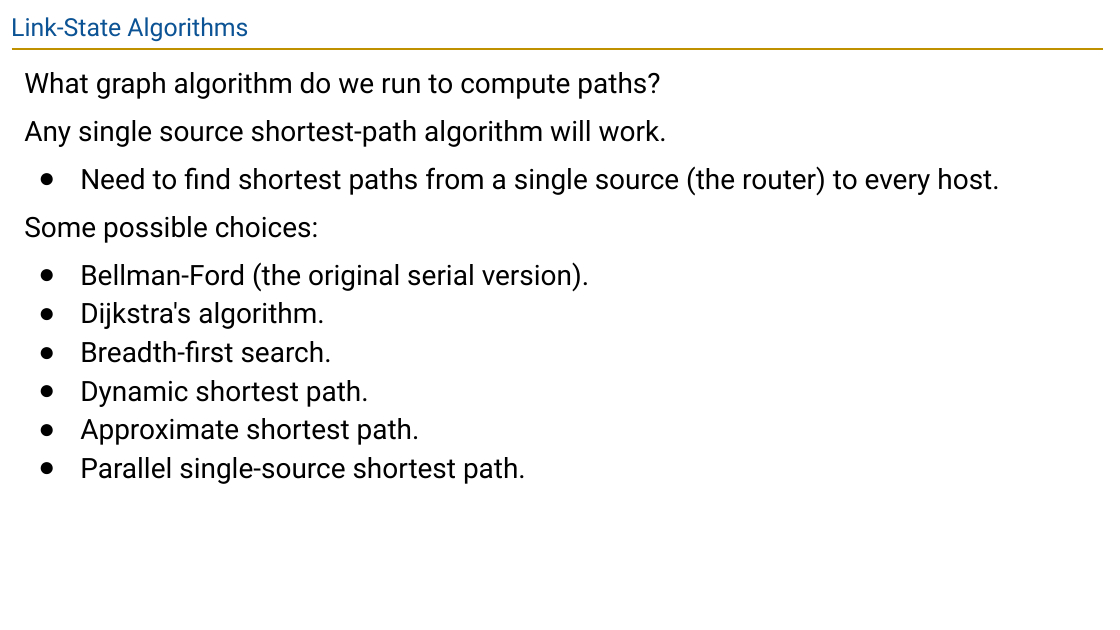
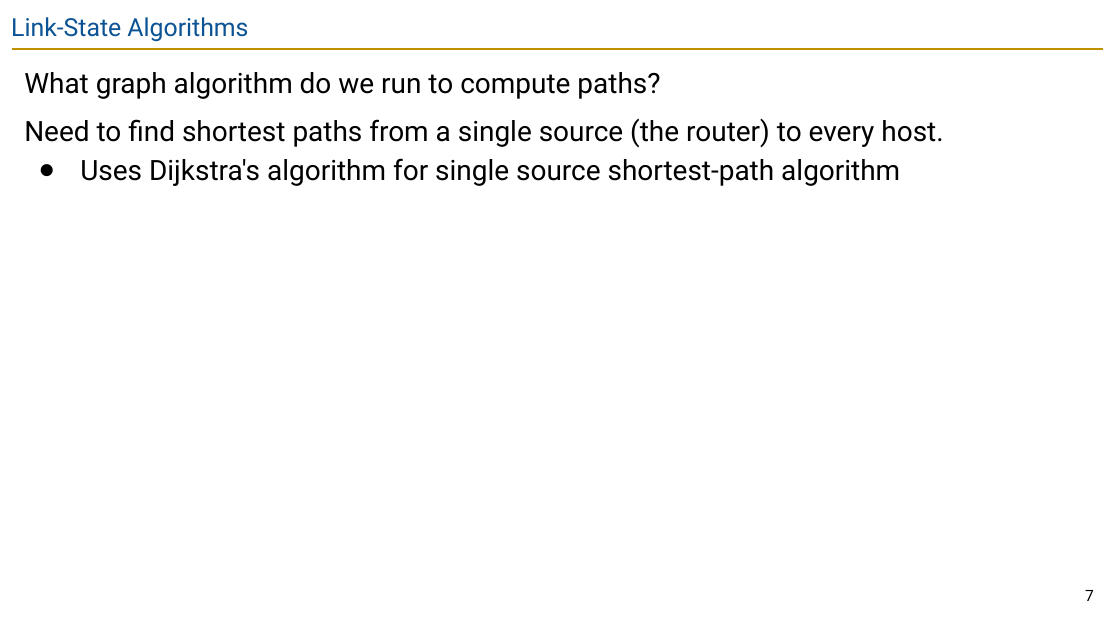
Before and after one commit to guhofstra/CSC175Sp26, a slide deck: slide 7 of PPTs/Lecture 5.3 - Link-State.pptx. Drawn at 1120x630 pixels with LibreOffice and Linux fonts; fonts in the diff are those of the drawing. Boxes give left, top, right and bottom in pixels: in the first picture for what was removed or moved away, otherwise in the second. Text is boxed around its words. In the diff, an @@ line names an element or a change of style, - is before the commit and + after.

```diff
--- a/PPTs/Lecture 5.3 - Link-State.pptx
+++ b/PPTs/Lecture 5.3 - Link-State.pptx
@@ text at (x1=24, y1=118, x2=943, y2=148): bullet ● to none @@
@@ text at (x1=24, y1=120, x2=667, y2=147): paragraph removed @@
-Any single source shortest-path algorithm will work.
@@ text at (x1=80, y1=158, x2=900, y2=186): text changed @@
-Some possible choices:
-● Bellman-Ford (the original serial version).
-● Dijkstra's algorithm.
-● Breadth-first search.
-● Dynamic shortest path.
-● Approximate shortest path.
-● Parallel single-source shortest path.
+● Uses Dijkstra's algorithm for single source shortest-path algorithm
@@ page number added at (x1=1085, y1=590, x2=1094, y2=601), 10 pt, text #000000 @@
+7
```
Also in this commit, not shown: 18 other slides changed, 1 slide added, 5 other files.
